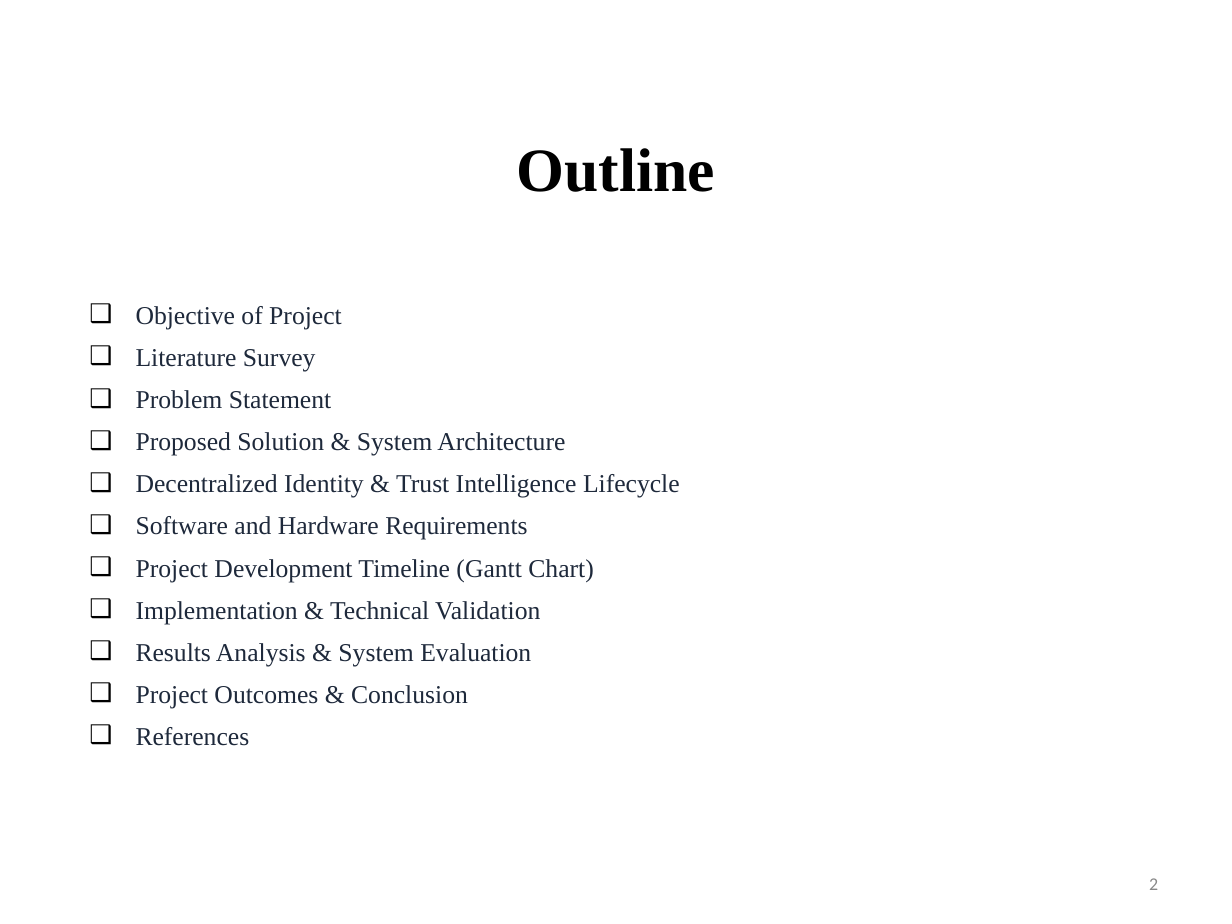
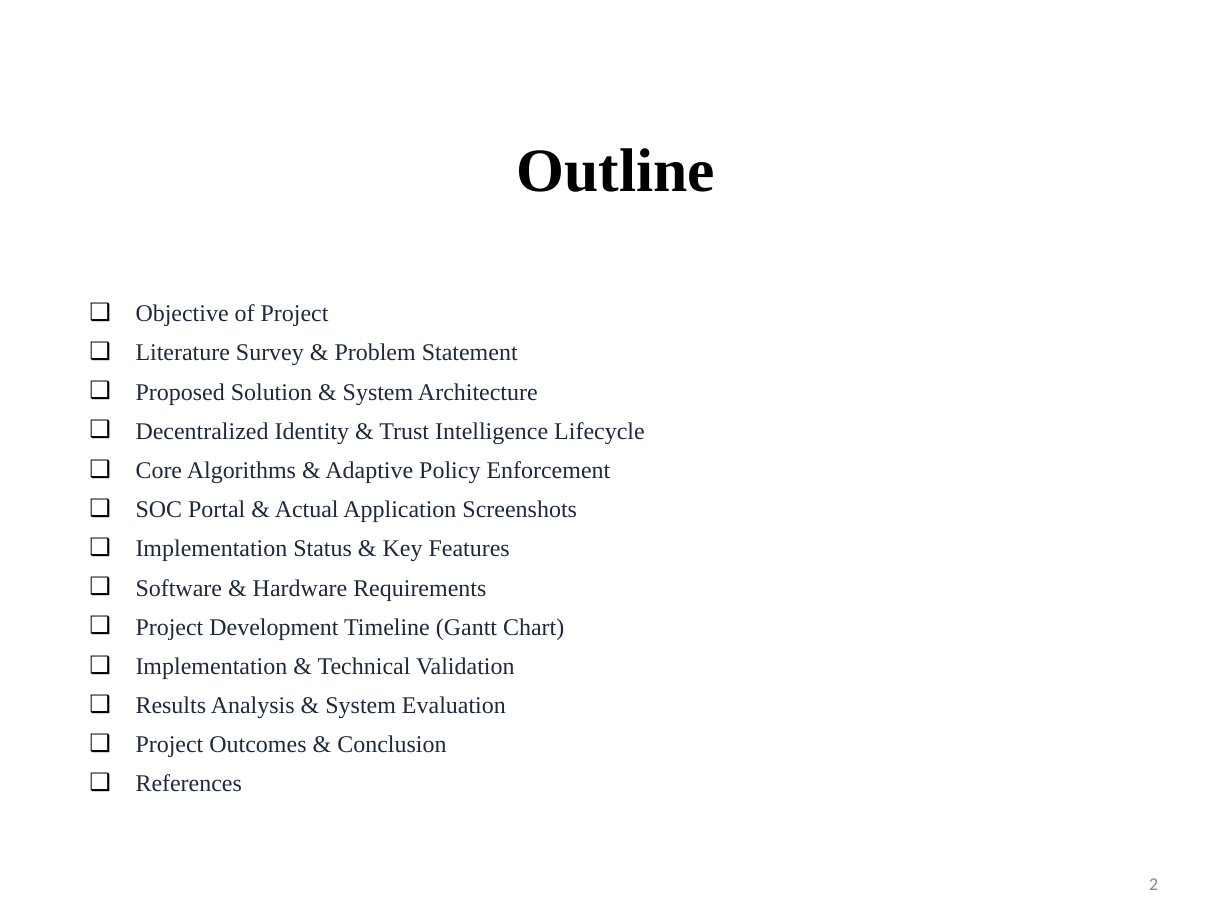
Before and after one commit to Manishpatil0608/trustchain-ai, a slide deck: slide 2 of TrustChain_AI_Phase_III_Final_Enhanced.pptx. Drawn at 1232x924 pixels with LibreOffice and Linux fonts; fonts in the diff are those of the drawing; background and template pictures are left out. Boxes give left, top, right and bottom in pixels: in the first picture for what was removed or moved away, otherwise in the second. Text is boxed around its words. In the diff, an @@ line names an element or a change of style, - is before the commit and + after.

```diff
--- a/TrustChain_AI_Phase_III_Final_Enhanced.pptx
+++ b/TrustChain_AI_Phase_III_Final_Enhanced.pptx
@@ text at <box>136,304,644,792</box>: size 15 to 14 pt in "Objective of Project", "Proposed Solution & System Architecture", "Decentralized Identity & Trust Intelligence Lifecycle", "Project Development Timeline (Gantt Chart)" and 4 more places @@
@@ text at <box>136,343,518,365</box>: text changed; size 15 to 14 pt @@
-❑ Literature Survey
-❑ Problem Statement
+❑ Literature Survey & Problem Statement
@@ text at <box>136,461,611,601</box>: text changed; size 15 to 14 pt @@
-❑ Software and Hardware Requirements
+❑ Core Algorithms & Adaptive Policy Enforcement
+❑ SOC Portal & Actual Application Screenshots
+❑ Implementation Status & Key Features
+❑ Software & Hardware Requirements
```
Also in this commit, not shown: 10 other slides changed, 2 slides added, 1 slide removed, 2 other files.
